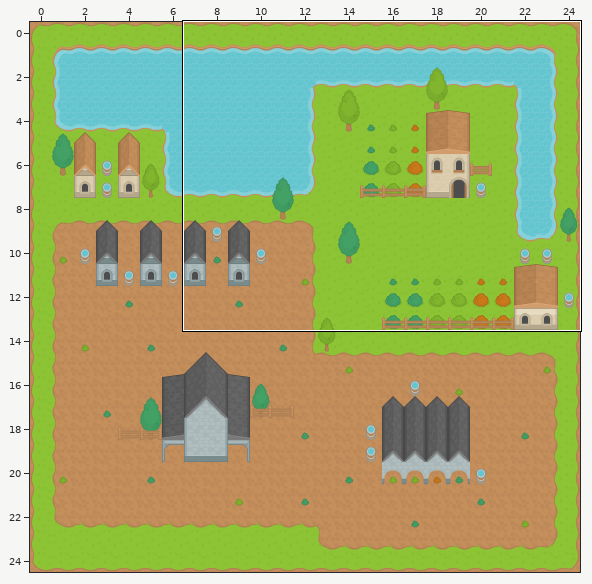
Two states of a Tiled map, Game/Data/Maps/World.tmx. The first picture is a wide view before the edit; the outline marks the close-up.
Close-up. First the earlier version:
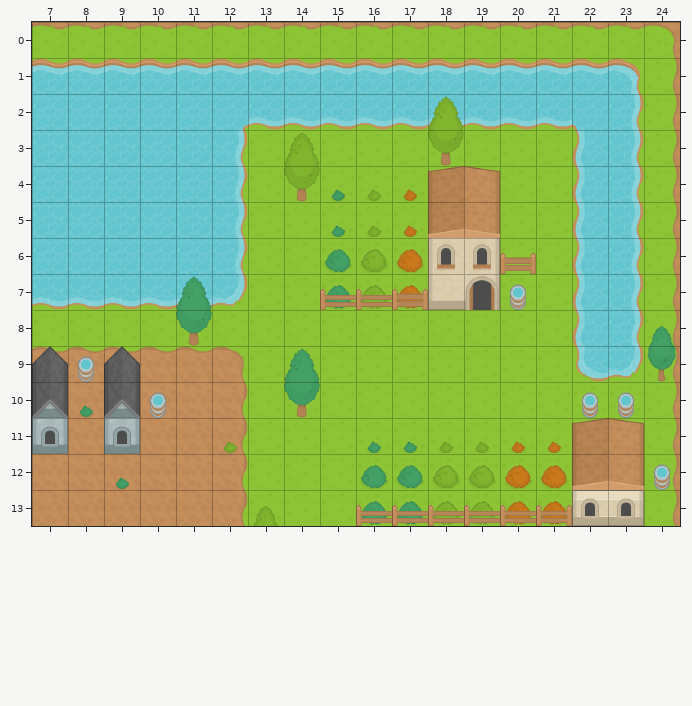
Cells are 64x64 px. Shown: x 7..24, y 0..13. The commit also changed other parts of the map, which this record leaves out.
The same view after the edit:
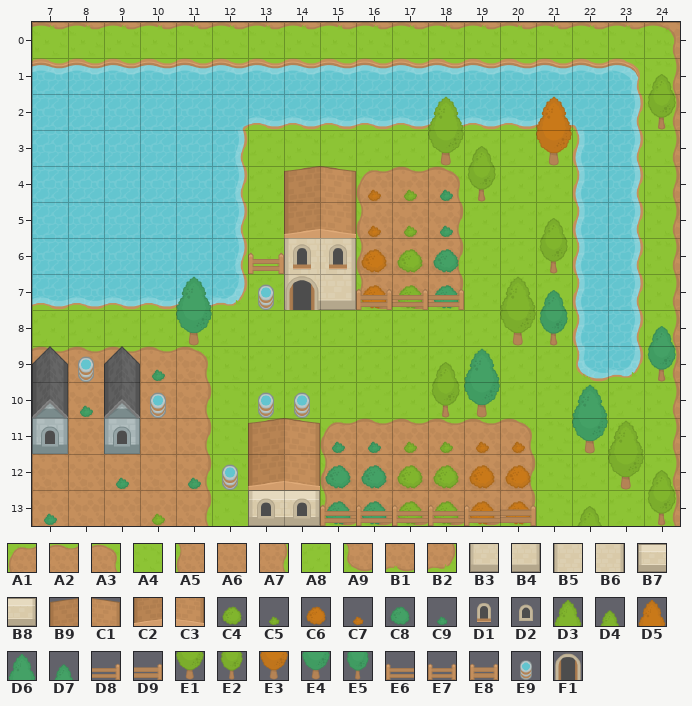
Key: from "Tiles": A1 5, A2 6, A3 7, A4 21, A5 25, A6 26, A7 27, A8 43, A9 45, B1 46, B2 47, B3 61, B4 63, B5 64, B6 66, B7 81, B8 83, B9 120, C1 121, C2 160, C3 161, C4 180, C5 181, C6 182, C7 183, C8 184, C9 185, D1 192, D2 193, D3 200, D4 201, D5 202, D6 204, D7 205, D8 206, D9 207, E1 220, E2 221, E3 222, E4 224, E5 225, E6 226, E7 246, E8 247, E9 249, F1 254.
__ is an empty cell, ## one hidden under a higher layer, .. an unchanged one.
From old to new:
--- layer "Background"
@@ x 14..18 @@
- 3 A8 .. .. .. ..
- 4 A8 A8 A8 A8 A8
- 5 .. A8 A8 A8 ##
- 6 .. A8 A8 A8 ##
- 7 .. A8 A8 A8 ##
+ 3 __ .. .. .. ..
+ 4 __ A4 A1 A2 A3
+ 5 .. ## A5 A6 A7
+ 6 .. ## A5 A6 A7
+ 7 .. ## A9 B1 B2
@@ x 11..21 @@
- 9 A2 A3 .. .. .. .. .. .. .. .. ..
-10 A6 A7 .. .. .. .. .. .. .. .. ..
-11 A6 A7 .. .. A8 A8 A8 A8 A8 A8 A8
-12 A6 A7 .. .. A8 A8 A8 A8 A8 A8 A8
-13 A6 A7 .. .. A8 A8 A8 A8 A8 A8 A8
+ 9 A3 A4 .. .. .. .. .. .. .. .. ..
+10 A7 A4 .. .. .. .. .. .. .. .. ..
+11 A7 A4 .. .. A1 A2 A2 A2 A2 A3 ##
+12 A7 A4 .. .. A5 A6 A6 A6 A6 A7 ##
+13 A7 A4 .. .. A9 B1 B1 B1 B1 B2 A4
--- layer "House"
@@ x 7..24 @@
- 1 .. .. .. .. .. .. .. .. .. .. .. .. .. .. .. .. .. __
- 2 .. .. .. .. .. .. .. .. .. .. .. .. .. .. __ .. .. __
- 3 .. .. .. .. .. .. .. D3 .. .. .. .. __ .. __ .. .. ..
- 4 .. .. .. .. .. .. .. E1 C9 C5 C7 __ __ .. .. .. .. ..
- 5 .. .. .. .. .. .. .. .. C9 C5 C7 __ .. .. __ .. .. ..
- 6 .. .. .. .. .. .. __ __ C8 C4 C6 B5 B6 .. __ .. .. ..
- 7 .. .. .. .. .. .. .. __ C8 C4 C6 B3 B4 __ __ .. .. ..
- 8 .. .. .. .. .. .. .. .. .. .. .. .. .. __ __ .. .. ..
- 9 .. .. .. __ .. .. .. D6 .. .. .. __ __ .. .. .. .. ..
-10 .. .. .. .. .. .. .. E4 .. .. .. __ __ .. .. __ .. ..
-11 .. .. .. .. .. C5 .. .. __ .. C9 .. C5 .. C7 __ __ ..
-12 .. .. .. .. __ .. .. .. __ .. C8 .. C4 .. C6 .. __ __
-13 __ .. .. __ .. .. D4 __ __ .. C8 .. C4 .. C6 B7 B8 __
+ 1 .. .. .. .. .. .. .. .. .. .. .. .. .. .. .. .. .. D4
+ 2 .. .. .. .. .. .. .. .. .. .. .. .. .. .. D5 .. .. E2
+ 3 .. .. .. .. .. .. .. A4 .. .. .. .. D4 .. E3 .. .. ..
+ 4 .. .. .. .. .. .. .. A4 __ C7 C5 C9 E2 .. .. .. .. ..
+ 5 .. .. .. .. .. .. .. .. __ C7 C5 C9 .. .. D4 .. .. ..
+ 6 .. .. .. .. .. .. E7 B5 B6 C6 C4 C8 __ .. E2 .. .. ..
+ 7 .. .. .. .. .. .. .. B3 B4 C6 C4 C8 __ D3 D7 .. .. ..
+ 8 .. .. .. .. .. .. .. .. .. .. .. .. .. E1 E5 .. .. ..
+ 9 .. .. .. C9 .. .. .. __ .. .. .. D4 D6 .. .. .. .. ..
+10 .. .. .. .. .. .. .. __ .. .. .. E2 E4 .. .. D6 .. ..
+11 .. .. .. .. .. __ .. .. C9 .. C5 .. C7 .. A4 E4 D3 ..
+12 .. .. .. .. C9 .. .. .. C8 .. C4 .. C6 .. A4 .. E1 D4
+13 C9 .. .. C5 .. .. B7 B8 C8 .. C4 .. C6 .. __ D4 __ E2
--- layer "Roof"
@@ x 13..20 @@
- 4 .. __ __ .. .. B9 C1 ..
- 5 .. __ __ .. .. C2 C3 ..
- 6 .. __ __ .. .. D1 D1 E8
- 7 __ __ E6 E6 E8 __ F1 E9
+ 4 .. B9 C1 .. .. __ __ ..
+ 5 .. C2 C3 .. .. __ __ ..
+ 6 .. D1 D1 .. .. __ __ __
+ 7 E9 F1 __ E7 D8 D8 __ __
@@ x 12..24 @@
-10 .. __ __ .. .. .. .. .. .. .. E9 E9 ..
-11 .. __ __ .. .. .. .. .. .. .. B9 C1 ..
-12 __ __ __ .. .. .. .. .. .. .. C2 C3 E9
-13 .. __ __ __ .. .. .. .. E6 E7 D2 D2 ..
+10 .. E9 E9 .. .. .. .. .. .. .. __ __ ..
+11 .. B9 C1 .. .. .. .. .. .. .. __ __ ..
+12 E9 C2 C3 .. .. .. .. .. .. .. __ __ __
+13 .. D2 D2 E6 .. .. .. .. D9 __ __ __ ..
